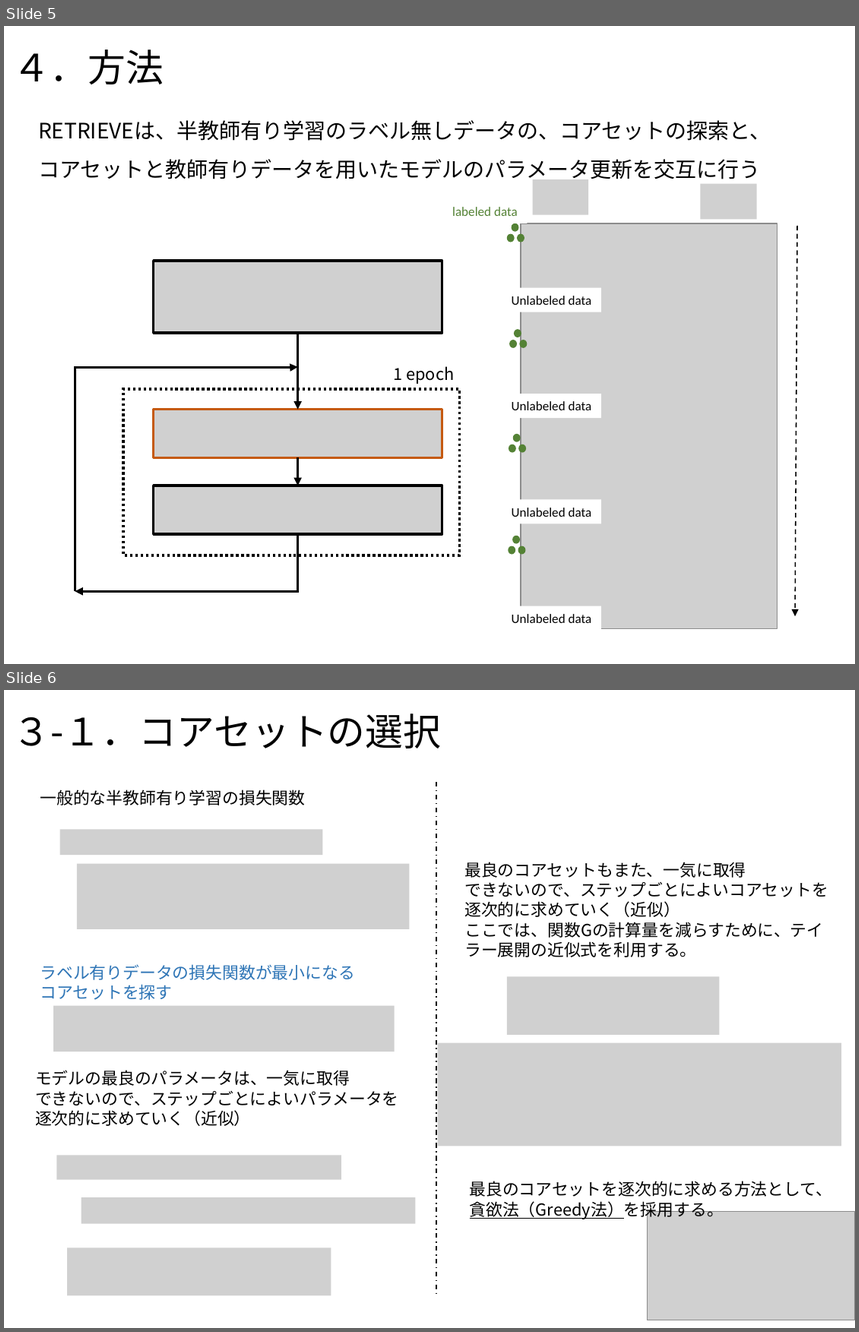
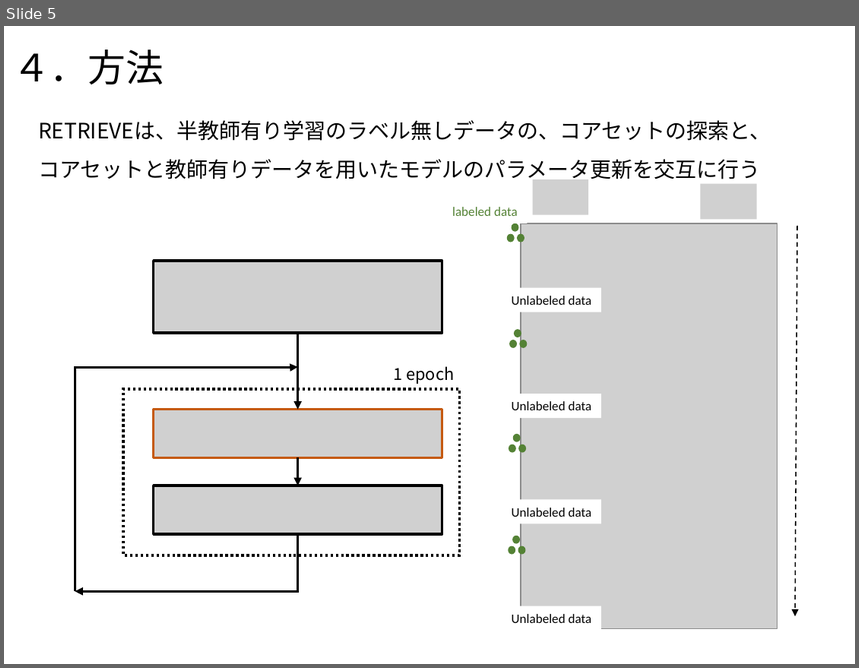
Before and after one commit to chatanisota/outwork-sc, a slide deck: RETRIEVE.pptx. Shown one above the other, each under a label of ours: slides 5 and 6 before the commit, slide 5 after it. The pictures are 859x1332 and 859x668 pixels, drawn with LibreOffice and Linux fonts; fonts in the diff are those of the drawing; grey boxes stand for pictures. Boxes give left, top, right and bottom in pixels: in the first picture for what was removed or moved away, otherwise in the second. Text is boxed around its words. In the diff, an @@ line names an element or a change of style, - is before the commit and + after.

```diff
--- a/RETRIEVE.pptx
+++ b/RETRIEVE.pptx
@@ slide 6 removed at [4,690,855,1328], background #FFFFFF @@
@@ title removed at [12,714,441,749] @@
-３-１．コアセットの選択
@@ text removed at [40,790,305,806] @@
-一般的な半教師有り学習の損失関数
@@ line removed from (436, 782) to (436, 1295) @@
@@ picture removed at [60,830,323,855] @@
@@ picture removed at [77,863,410,929] @@
@@ text removed at [465,862,829,958] @@
-最良のコアセットもまた、一気に取得
-できないので、ステップごとによいコアセットを
-逐次的に求めていく（近似）
-ここでは、関数Gの計算量を減らすために、テイラー展開の近似式を利用する。
@@ text removed at [40,964,354,1000] @@
-ラベル有りデータの損失関数が最小になる
-コアセットを探す
@@ picture removed at [507,977,720,1035] @@
@@ picture removed at [53,1006,394,1052] @@
@@ picture removed at [438,1043,842,1146] @@
@@ text removed at [35,1070,398,1126] @@
-モデルの最良のパラメータは、一気に取得
-できないので、ステップごとによいパラメータを
-逐次的に求めていく（近似）
@@ picture removed at [56,1156,342,1180] @@
@@ text removed at [470,1181,833,1220] @@
-最良のコアセットを逐次的に求める方法として、貪欲法（Greedy法）を採用する。
@@ picture removed at [82,1198,416,1224] @@
@@ picture removed at [648,1212,855,1321] @@
@@ picture removed at [67,1249,331,1296] @@
```
Also in this commit, not shown: 3 slides changed, 4 slides added, 3 other slides removed.
